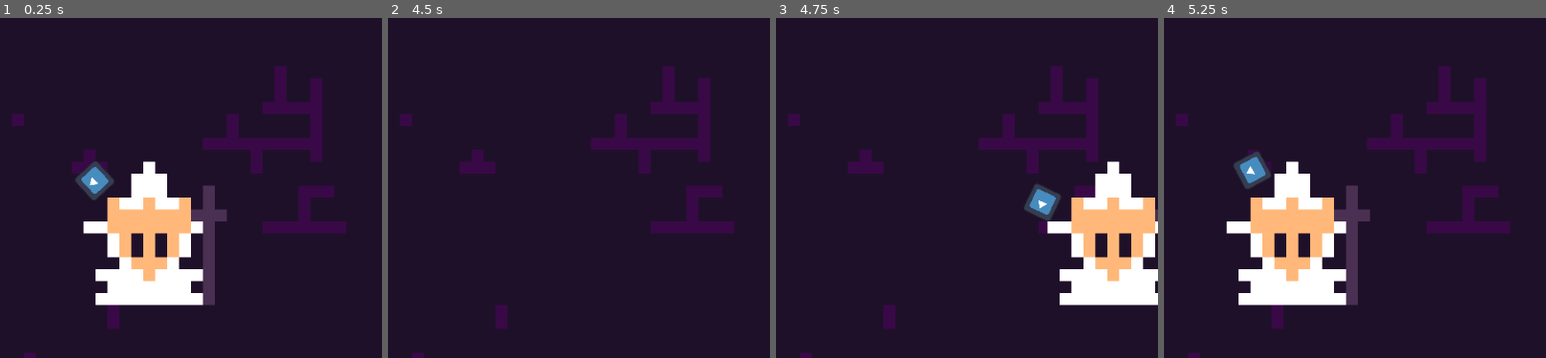
Above: before the commit, frames 1-4 (left to right).
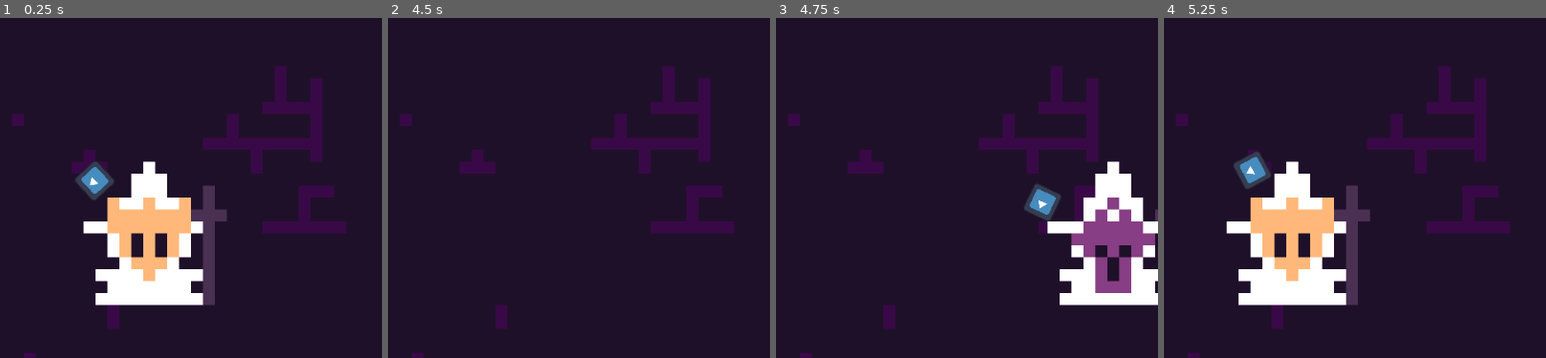
Above: after the commit, the same moments.

Repository: Kolbias/GGJ2026
Game: Godot game, scene res://Data/Maps/world.tscn
The game is run twice, just before and just after one commit, with the same random seed, the same clock (stepped at 60 frames per second) and the same inputs. The engine's default icon, where the game draws it, is replaced by a stand-in: a white triangle on a blue panel in a dark square.
Inputs (mouse positions are % of the whole screen's width and height, from its top left):
- Up to frame 1 (0.25 s): no input
- Up to frame 2 (4.5 s): tap Enter (ui_accept) at 0.5, 0.6, 0.77, 1.07, 1.25, 1.52, 1.55, 1.82, 2.1, 3.02, 3.05, 3.32, 3.5, 3.6, 3.77, 4.07, 4.25 s; move the mouse to (72, 48) at 0.52 s; hold D (MoveRight) 0.53-2.03 s; move the mouse to (30, 59) at 1.27 s; click (30, 59) at 1.35 s; move the mouse to (60, 29) at 2.02 s; hold A (MoveLeft) 2.03-2.78 s; move the mouse to (45, 76) at 2.77 s; hold D (MoveRight) 2.78-4.28 s; click (45, 76) at 2.85 s; move the mouse to (80, 70) at 3.52 s; tap E (DebugMaskNext, bound only after the commit) at 4.15 s; move the mouse to (20, 37) at 4.27 s; hold A (MoveLeft) from 4.28 s (still down); click (20, 37) at 4.35 s
- Up to frame 3 (4.75 s): keep holding A (MoveLeft); tap Enter (ui_accept) at 4.52, 4.55 s
- Up to frame 4 (5.25 s): tap Enter (ui_accept) at 4.82, 5.1 s; tap Q (DebugMaskPrev, bound only after the commit) at 4.9 s; move the mouse to (55, 54) at 5.02 s; release A (MoveLeft) at 5.03 s; hold D (MoveRight) from 5.03 s (still down)
The pictures show only the part of the screen within x 50-100%, y 45-95%; the shares and areas given below are measured in that part.

Frames 1-2 are identical in both runs. In frame 3, 4.0% of the frame differs, in the area x 77-100%, y 52-81%; in frame 4, nothing differs.

Commit message:
Mask Swapping
- Added option to mask swap with E and Q, iterating through the frames to show the right mask
- Define Frame Max in Mask scene

Diff:
--- a/ggj-2026-maskuerade/Data/Characters/mask.gd
+++ b/ggj-2026-maskuerade/Data/Characters/mask.gd
@@ -1,14 +1,17 @@
 @tool
 extends Node2D
 
+class_name Mask
+
 @export var mask_index : int = 0
+@export var max_mask_index : int = 0
 @export var projectile : PackedScene
 
 @onready var mask_sprite: Sprite2D = %MaskSprite
 @onready var shoot_point: Node2D = %ShootPoint
 
 func _ready() -> void:
-	mask_sprite.frame = mask_index
+	_UpdateSwitchedMask()
 
 func _process(_delta: float) -> void:
 	shoot_point.look_at(get_global_mouse_position())
@@ -25,3 +28,15 @@
 
 		inst.global_position = shoot_point.global_position
 		inst.global_rotation = shoot_point.global_rotation
+
+func OnSwitchNextMask():
+	mask_index = wrapi(mask_index + 1, 0, max_mask_index - 1)
+	_UpdateSwitchedMask()
+
+func OnSwitchPrevMask():
+	mask_sprite.frame
+	mask_index = wrapi(mask_index - 1, 0, max_mask_index - 1)
+	_UpdateSwitchedMask()
+
+func _UpdateSwitchedMask():
+	mask_sprite.frame = mask_index
--- a/ggj-2026-maskuerade/Data/Characters/mask.tscn
+++ b/ggj-2026-maskuerade/Data/Characters/mask.tscn
@@ -8,6 +8,7 @@
 [node name="Mask" type="Node2D"]
 script = ExtResource("1_pg4n1")
 mask_index = 6
+max_mask_index = 15
 projectile = ExtResource("2_12g8c")
 
 [node name="MaskSprite" type="Sprite2D" parent="."]
@@ -15,10 +16,11 @@
 texture = ExtResource("1_la0de")
 hframes = 8
 vframes = 2
-frame = 10
+frame = 6
 
 [node name="ShootPoint" type="Node2D" parent="."]
 unique_name_in_owner = true
+rotation = -6.6775036
 
 [node name="DebugSprite" type="Sprite2D" parent="ShootPoint"]
 position = Vector2(6, 0)
--- a/ggj-2026-maskuerade/Data/Characters/player.gd
+++ b/ggj-2026-maskuerade/Data/Characters/player.gd
@@ -4,16 +4,18 @@
 const SPEED = 175.0
 const JUMP_VELOCITY = -400.0
 
+@onready var maskRef : Mask = $Mask
 
-func _physics_process(delta: float) -> void:
-	# Add the gravity.
-	#if not is_on_floor():
-		#velocity += get_gravity() * delta
+func _input(event: InputEvent) -> void:
+	if event.is_action_pressed("DebugMaskNext"):
+		maskRef.OnSwitchNextMask()
+		get_viewport().set_input_as_handled()
+	if event.is_action_pressed("DebugMaskPrev"):
+		maskRef.OnSwitchPrevMask()
+		get_viewport().set_input_as_handled()
 
-	# Handle jump.
-	#if Input.is_action_just_pressed("ui_accept") and is_on_floor():
-		#velocity.y = JUMP_VELOCITY
 
+func _physics_process(_delta: float) -> void:
 	# Get the input direction and handle the movement/deceleration.
 	# As good practice, you should replace UI actions with custom gameplay actions.
 	var direction := Input.get_vector("MoveLeft", "MoveRight", "MoveUp", "MoveDown")
--- a/ggj-2026-maskuerade/Data/Characters/player.tscn
+++ b/ggj-2026-maskuerade/Data/Characters/player.tscn
@@ -8,7 +8,6 @@
 radius = 4.0
 
 [node name="Player" type="CharacterBody2D"]
-position = Vector2(3, -1)
 script = ExtResource("1_fq6r7")
 
 [node name="BaseSprite" type="Sprite2D" parent="."]
--- a/ggj-2026-maskuerade/project.godot
+++ b/ggj-2026-maskuerade/project.godot
@@ -52,6 +52,16 @@
 "events": [null, Object(InputEventMouseButton,"resource_local_to_scene":false,"resource_name":"","device":-1,"window_id …(259 unchanged characters)…
 ]
 }
+DebugMaskNext={
+"deadzone": 0.2,
+"events": [Object(InputEventKey,"resource_local_to_scene":false,"resource_name":"","device":-1,"window_id":0,"alt_pressed":false,"shift_pressed":false,"ctrl_pressed":false,"meta_pressed":false,"pressed":false,"keycode":0,"physical_keycode":69,"key_label":0,"unicode":101,"location":0,"echo":false,"script":null)
+]
+}
+DebugMaskPrev={
+"deadzone": 0.2,
+"events": [Object(InputEventKey,"resource_local_to_scene":false,"resource_name":"","device":-1,"window_id":0,"alt_pressed":false,"shift_pressed":false,"ctrl_pressed":false,"meta_pressed":false,"pressed":false,"keycode":0,"physical_keycode":81,"key_label":0,"unicode":113,"location":0,"echo":false,"script":null)
+]
+}
 
 [physics]
 
